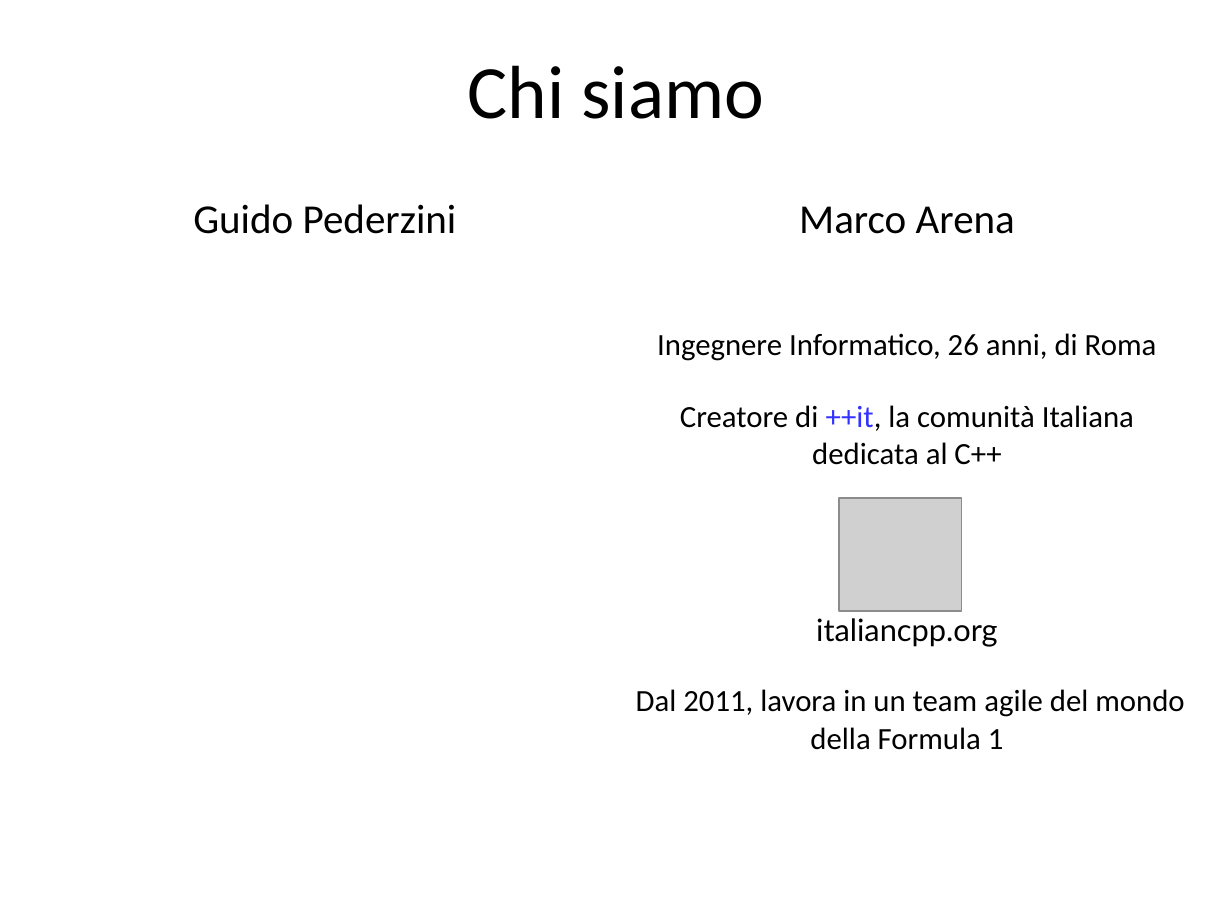
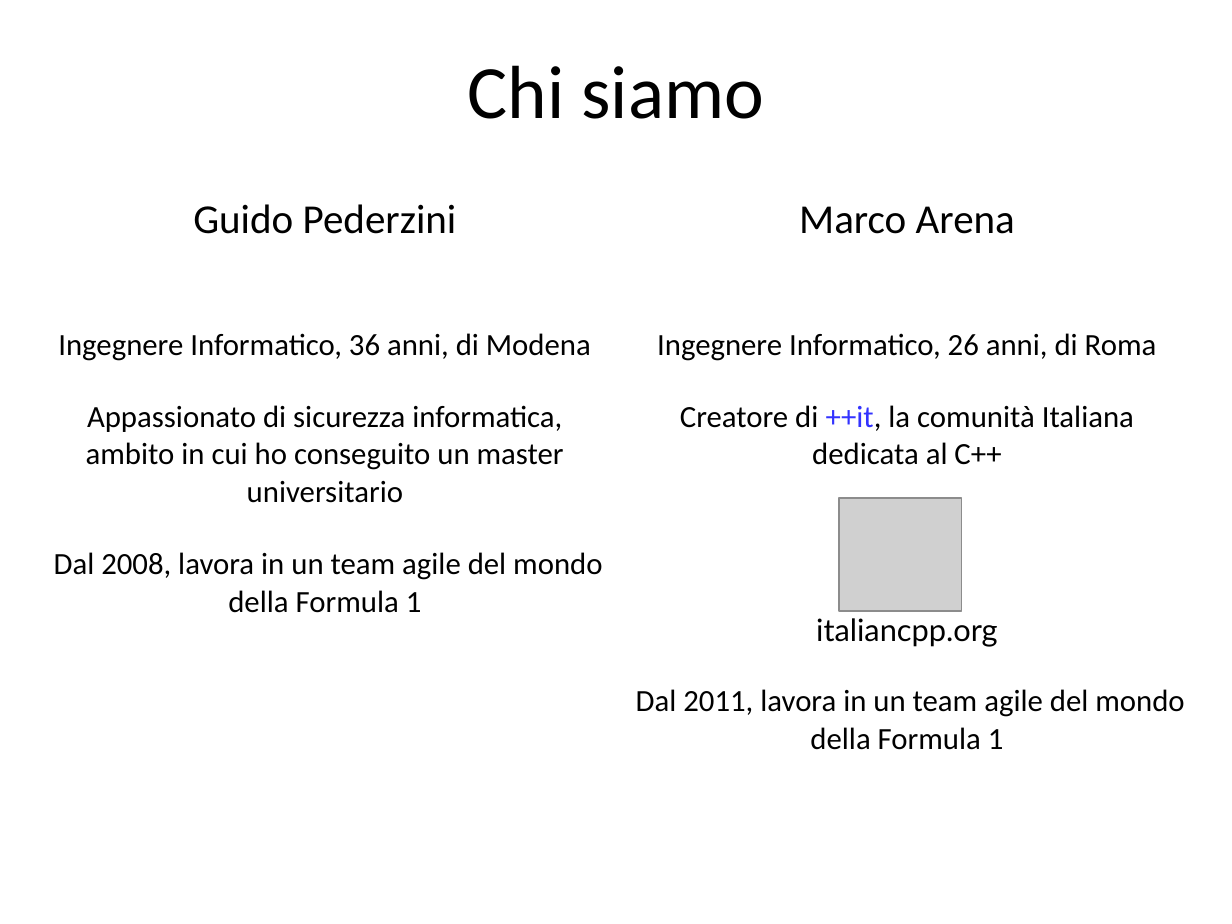
Before and after one commit to guidop/IAD13, a slide deck: slide 2 of La salute del software.odp. Drawn at 1232x924 pixels with LibreOffice and Linux fonts; fonts in the diff are those of the drawing; grey boxes stand for pictures. Boxes give left, top, right and bottom in pixels: in the first picture for what was removed or moved away, otherwise in the second. Text is boxed around its words. In the diff, an @@ line names an element or a change of style, - is before the commit and + after.

```diff
--- a/La salute del software.odp
+++ b/La salute del software.odp
@@ table at <box>34,188,1198,843</box> @@
-row 2, column 1: 
+row 2, column 1: Ingegnere Informatico, 36 anni, di Modena / Appassionato di sicurezza informatica, ambito in cui ho conseguito un master universitario / Dal 2008, lavora in un team agile del mondo della Formula 1
```
Also in this commit, not shown: 2 slides removed.
